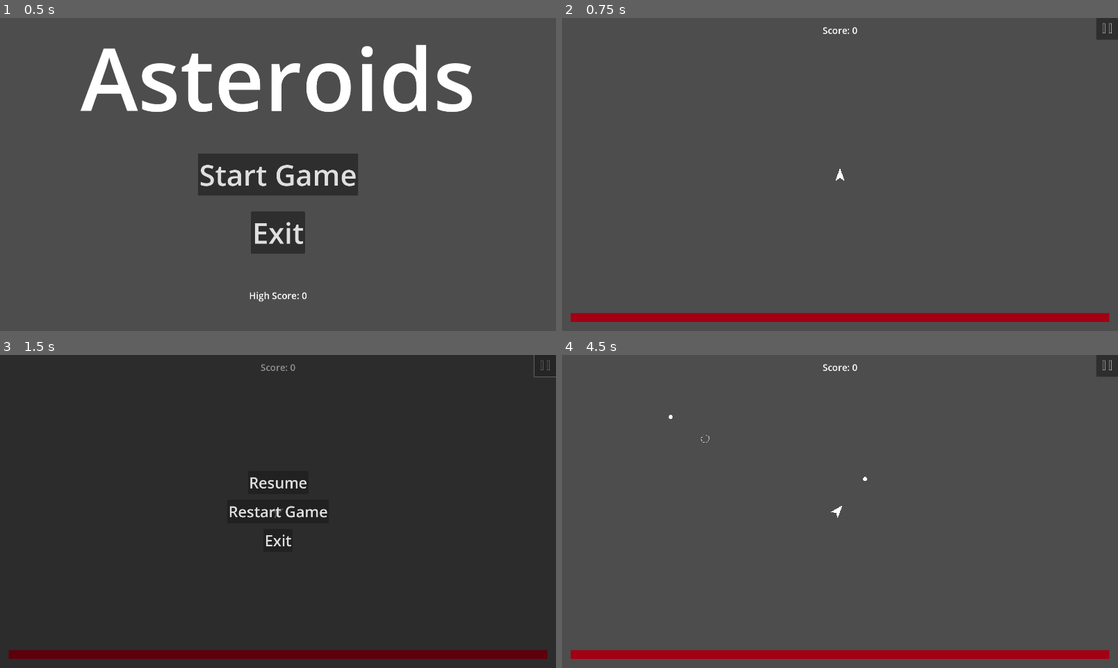
Above: before the commit, frames 1-4 (two rows, left to right).
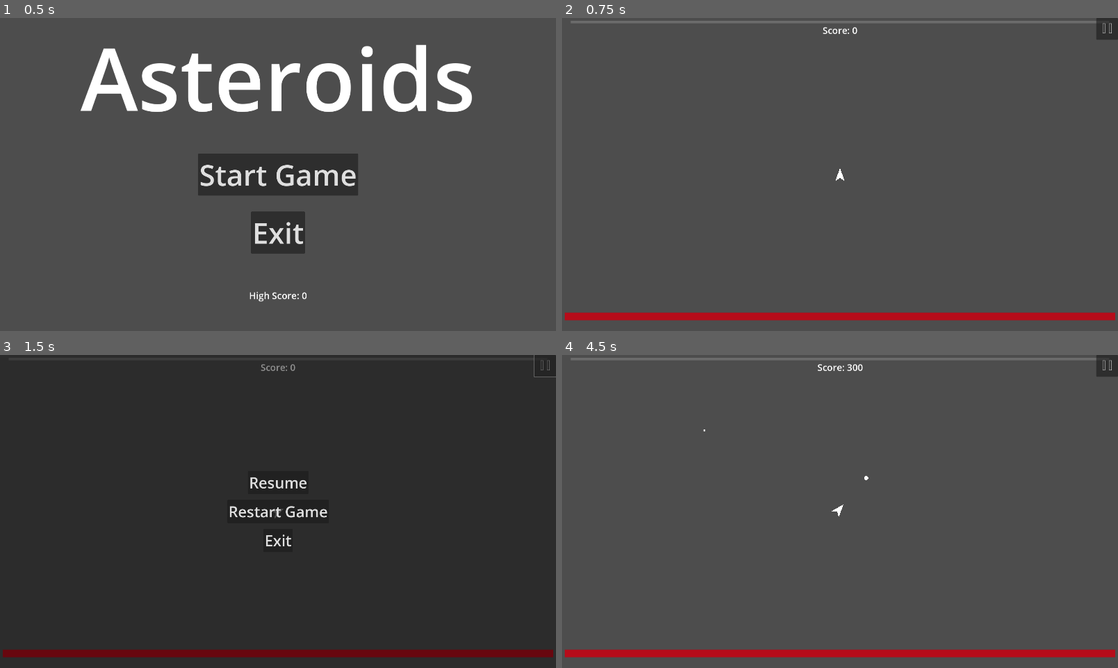
Above: after the commit, the same moments.

Repository: CoilSeb/AsteroidsPersonal
Game: Godot game, scene res://Scenes/Screens/Start Screen/StartScreen.tscn
Same seed, same stepped clock (60 frames per second), same inputs: the game is played once before the commit and once after it.
Inputs (mouse positions are in pixels of both pictures, inside the frame that each line leads up to):
- Up to frame 1 (0.5 s): no input
- Up to frame 2 (0.75 s): click "Start Game" at 0.5 s
- Up to frame 3 (1.5 s): click (544, 364) at 1.25 s
- Up to frame 4 (4.5 s): click "Resume" at 2 s; move the mouse to (962, 495) at 2.77 s; hold D (rotate_right) 2.78-3.53 s; hold Space (shoot) 2.78-3.53 s; move the mouse to (728, 527) at 3.52 s; hold A (rotate_left) 3.53-4.28 s; click (728, 527) at 3.6 s; tap Space (shoot) at 3.8 s; move the mouse to (895, 442) at 4.27 s; hold D (rotate_right) from 4.28 s (still down); hold Right mouse button (M2) from 4.28 s (still down)

Frame 1 is identical in both runs. In frame 2, 1.8% of the frame differs, in the area x 0-100%, y 0-98%; in frame 3, 0.7%; in frame 4, 1.9%.

Commit message:
Update game settings and player behavior

Diff:
--- a/Global Scripts/Global.gd
+++ b/Global Scripts/Global.gd
@@ -1,22 +1,33 @@
 extends Node
 
-# Global Variables
-var health = 500
+@onready var screen_size = get_viewport().get_visible_rect().size
+
+var health = 0
+var max_health = 0
 var high_score = 0
-var damage_multiplier = 1
+var damage = 0
+var attack_speed = 1
+var bullet_speed = 0
 var collision_damage = 10
 var exp = 0
-var exp_threshold = 100
+var exp_threshold = 10
 var exp_level = 0
-@onready var screen_size = get_viewport().get_visible_rect().size
 
-# Called when the node enters the scene tree for the first time.
+var tier1_damage = {
+	"damage_up": false,
+	"attack_speed_up": false,
+	"bullet_speed_up": false,
+}
+
+var tier1_health = {
+	"health_up": false,
+	"damage_resist_up": false,
+}
+
 func _ready():
-	#print(screen_size)
 	Global.high_score = load_score()
 
 
-# Called every frame. 'delta' is the elapsed time since the previous frame.
 func _process(_delta):
 	pass
 
--- a/Scenes/Asteroids/Medium Asteroid/Medium_asteroid.gd
+++ b/Scenes/Asteroids/Medium Asteroid/Medium_asteroid.gd
@@ -3,6 +3,7 @@
 @onready var Ui = get_parent().get_node("UI")
 @onready var crack_1 = $Sprite2D/Crack1
 @onready var crack_2 = $Sprite2D/Crack2
+
 var small_asteroid_scene = preload("res://Scenes/Asteroids/Small Asteroid/Small_asteroid.tscn")
 var screen_size
 var speed: float
--- a/Scenes/Asteroids/Small Asteroid/Small_asteroid.gd
+++ b/Scenes/Asteroids/Small Asteroid/Small_asteroid.gd
@@ -2,6 +2,7 @@
 
 const exp_Scene = preload("res://Scenes/Experience/Experience.tscn")
 @onready var Ui = get_parent().get_node("UI")
+
 var screen_size
 var speed: float
 var direction: Vector2
--- a/Scenes/Bullets/Bullet.gd
+++ b/Scenes/Bullets/Bullet.gd
@@ -1,9 +1,9 @@
 extends Area2D
 
 var direction: Vector2
-var bullet_speed = 700
+var bullet_speed = 700 + Global.bullet_speed
 var screen_size
-var damage = 10 * Global.damage_multiplier
+var damage = 10 + Global.damage
 
 func _ready():
 	screen_size = get_viewport_rect().size
--- a/Scenes/Experience/Experience.gd
+++ b/Scenes/Experience/Experience.gd
@@ -1,6 +1,7 @@
 extends Area2D
 
 @onready var destroy_ring = $Destroy_Ring
+
 var following = false
 var d
 var t = 0.0
--- a/Scenes/Player/Player.gd
+++ b/Scenes/Player/Player.gd
@@ -2,12 +2,13 @@
 
 @onready var GameScene = get_parent()
 @onready var Ui = get_parent().get_node("UI")
+
 var bulletScene = preload("res://Scenes/Bullets/Bullet.tscn")
 var screen_size
 var thrust = 50 # The force applied for thrust
 var maxSpeed = 10
 var rotateSpeed = 5
-var slowDown = 1
+var slowDown = 0.5
 var shootTimer = null
 var immunity_timer = null
 var d
@@ -26,7 +27,7 @@
 	immunity_timer.set_one_shot(true)
 	immunity_timer.start(2)
 	Ui.increase_score(0)
-	Ui.update_health(0)
+	Ui.update_health(Global.max_health)
 
 
 # Called every frame. 'delta' is the elapsed time since the previous frame.
@@ -52,7 +53,6 @@
 		using_mouse = true
 	if using_mouse == true:
 		rotate(get_angle_to(get_global_mouse_position()) + (0.5 * PI))
-		#rotation = get_angle_to(get_global_mouse_position())
 	if Input.is_action_pressed("move_forward") || Input.is_action_pressed("M1"):
 		velocity += ((Vector2(0, -10) * thrust * delta).rotated(rotation))
 		velocity.limit_length(maxSpeed)
@@ -94,8 +94,6 @@
 	if area.is_in_group("Small_Asteroid"): #&& immunity_timer.get_time_left() == 0:
 		Ui.update_health(-10)
 		area.damage_asteroid(Global.collision_damage)
-	#if area.is_in_group("Exp"):
-		#area.following = true
 	if area.is_in_group("Destroy_Ring"):
 		Ui.update_exp(10)
 		#print(Global.experience)
--- a/Scenes/Player/Player.tscn
+++ b/Scenes/Player/Player.tscn
@@ -1,7 +1,10 @@
-[gd_scene load_steps=3 format=3 uid="uid://bmiu6wiv2qyw3"]
+[gd_scene load_steps=4 format=3 uid="uid://bmiu6wiv2qyw3"]
 
 [ext_resource type="Script" path="res://Scenes/Player/Player.gd" id="1_awws1"]
 [ext_resource type="Texture2D" uid="uid://cy2p3man040cg" path="res://Scenes/Player/Sprites/Player-1.png.png" id="2_85uol"]
+
+[sub_resource type="CircleShape2D" id="CircleShape2D_sawk4"]
+radius = 25.0
 
 [node name="Player" type="CharacterBody2D"]
 collision_mask = 12
@@ -26,4 +29,12 @@
 scale = Vector2(1, 1.47917)
 polygon = PackedVector2Array(0, -14.5352, -16, 15.2112, 0, 7.77463, 16, 15.2112)
 
+[node name="Collection_Range" type="Area2D" parent="."]
+collision_mask = 8
+
+[node name="CollisionShape2D" type="CollisionShape2D" parent="Collection_Range"]
+position = Vector2(0, 3)
+shape = SubResource("CircleShape2D_sawk4")
+
 [connection signal="area_entered" from="Area2D" to="." method="_on_area_2d_area_entered"]
+[connection signal="area_entered" from="Collection_Range" to="." method="_on_collection_range_area_entered"]
--- a/Scenes/Screens/Game Scene/GameScene.gd
+++ b/Scenes/Screens/Game Scene/GameScene.gd
@@ -3,6 +3,7 @@
 @onready var Ui = get_node("UI")
 @onready var ScoreLabel = Ui.get_node("Score_Label")
 @onready var spawnTimer = $SpawnTimer
+
 var playerScene = preload("res://Scenes/Player/Player.tscn")
 var player = true
 var screen_size
--- a/Scenes/UI/UI.gd
+++ b/Scenes/UI/UI.gd
@@ -3,7 +3,7 @@
 @onready var GameScene = get_parent()
 @onready var score_label = $Score_Label
 @onready var pause_button = $PauseButton
-@onready var dim_overlay = $PauseMenu/DimOverlay
+@onready var pause_dim_overlay = $PauseMenu/Pause_Dim_Overlay
 @onready var resume_button = $PauseMenu/ResumeButton
 @onready var exit_button  = $PauseMenu/ExitButton
 @onready var pause_menu = $PauseMenu
@@ -11,21 +11,31 @@
 @onready var restart_pause = $PauseMenu/Restart
 @onready var high_score_label = $High_Score
 @onready var health_bar = $Health_Bar
+@onready var health_bar_bg = $Health_Bar_BG
 @onready var exp_bar = $Exp_Bar
+@onready var exp_bar_bg = $Exp_Bar_BG
+@onready var upgrade_menu = $Upgrade_Menu
+@onready var upgrade_dim_overlay = $Upgrade_Menu/Upgrade_Dim_Overlay
+@onready var health_upgrade = $Upgrade_Menu/Health_Upgrade
+@onready var damage_upgrade = $Upgrade_Menu/Damage_Upgrade
+@onready var utility_upgrade = $Upgrade_Menu/Utility_Upgrade
+
 var score = 0
-
+var health_click = false
+var damage_click = false
+var utility = false
 
 func _ready():
 	pause_button.connect("pressed", toggle_pause_menu)
 	resume_button.connect("pressed", _on_ResumeButton_pressed)
 	exit_button.connect("pressed", _on_ExitButton_pressed)
 	pause_menu.visible = false
-	dim_overlay.mouse_filter = Control.MOUSE_FILTER_IGNORE
 	restart_button.visible = false
 	restart_pause.visible = false
 	high_score_label.visible = false
-	health_bar.max_value = Global.health
 	Global.exp = 0
+	update_max_health(50000)
+
 
 
 func _process(_delta):
@@ -39,20 +49,20 @@
 func toggle_pause_menu():
 	if get_tree().paused:
 		# If the game is currently paused, unpause it
-		dim_overlay.visible = false
+		pause_dim_overlay.visible = false
 		get_tree().paused = false
 		pause_menu.visible = false
 		restart_pause.visible = false
 	else:
 		# If the game is currently running, pause it
-		dim_overlay.visible = true
+		pause_dim_overlay.visible = true
 		get_tree().paused = true
 		pause_menu.visible = true
 		restart_pause.visible = true
 
 
 func _on_ResumeButton_pressed():
-	dim_overlay.visible = false
+	pause_dim_overlay.visible = false
 	get_tree().paused = false
 	pause_menu.visible = false
 
@@ -82,14 +92,55 @@
 			Global.save_score()
 		GameScene.game_over()
 
+
+func update_max_health(amount):
+	Global.max_health += amount
+	health_bar.max_value = amount
+	if health_bar.max_value >= 950:
+		health_bar.size.x = 1900
+		health_bar_bg.size.x = 1900
+	else:
+		health_bar.size.x = health_bar.max_value * 2
+		health_bar_bg.size.x = health_bar.size.x
+	health_bar.position.x = ((1920 - health_bar.size.x)/2)
+	health_bar_bg.position.x = ((1920 - health_bar.size.x)/2)
+
+
 func update_exp(amount):
 	Global.exp += amount
 	exp_bar.value = Global.exp
+	update_max_exp()
+
+
+func update_max_exp():
 	if Global.exp >= Global.exp_threshold:
 		Global.exp -= Global.exp_threshold
 		Global.exp_threshold *= 1.5
 		exp_bar.max_value = Global.exp_threshold
 		exp_bar.value = Global.exp
+		level_up()
+
+
+func _on_health_upgrade_pressed():
+	pass # Replace with function body.
+
+
+func _on_damage_upgrade_pressed():
+	pass # Replace with function body.
+
+
+func _on_utility_upgrade_pressed():
+	pass # Replace with function body.
+
+
+func level_up():
+	get_tree().paused = true
+	upgrade_menu.visible = true
+	var i = 0
+	if i == 0 && Global.tier1_damage["damage_up"] == false:
+		Global.tier1_damage["damage_up"] = true
+		damage_upgrade.text = "Damage Up \nIncrease bullet damage by 5"
+		Global.damage += 5
 
 
 func _on_restart_pressed():
@@ -97,12 +148,16 @@
 
 
 func restart():
-	Global.health = 500
-	Global.damage_multiplier = 1.0
+	Global.health = 300
+	Global.max_health = 300
+	Global.damage = 0
+	Global.attack_speed = 1
+	Global.bullet_speed = 0
 	Global.collision_damage = 10
 	Global.exp = 0
 	Global.exp_level = 0
 	Global.exp_threshold = 100
+
 	if get_tree().paused:
 		toggle_pause_menu()
 		GameScene.get_tree().reload_current_scene()
--- a/Scenes/UI/UI.tscn
+++ b/Scenes/UI/UI.tscn
@@ -50,21 +50,39 @@
 theme_override_font_sizes/font_size = 100
 text = "Restart Game"
 
+[node name="Health_Bar_BG" type="TextureProgressBar" parent="."]
+anchors_preset = 12
+anchor_top = 1.0
+anchor_right = 1.0
+anchor_bottom = 1.0
+offset_left = 30.0
+offset_top = -90.0
+offset_right = -30.0
+offset_bottom = -10.0
+grow_horizontal = 2
+grow_vertical = 0
+value = 100.0
+fill_mode = 6
+nine_patch_stretch = true
+texture_progress = ExtResource("2_ky7pi")
+tint_progress = Color(0.356863, 0, 0.0235294, 0.439216)
+
 [node name="Health_Bar" type="TextureProgressBar" parent="."]
 anchors_preset = 12
 anchor_top = 1.0
 anchor_right = 1.0
 anchor_bottom = 1.0
 offset_left = 30.0
-offset_top = -93.0
-offset_right = -30.0
+offset_top = -90.0
+offset_right = -30.0
+offset_bottom = -10.0
 grow_horizontal = 2
 grow_vertical = 0
 value = 100.0
 fill_mode = 6
 nine_patch_stretch = true
 texture_progress = ExtResource("2_ky7pi")
-tint_progress = Color(0.635294, 0, 0.0745098, 1)
+tint_progress = Color(0.866667, 0, 0.0745098, 0.717647)
 
 [node name="Exp_Bar" type="TextureProgressBar" parent="."]
 anchors_preset = 10
@@ -76,6 +94,20 @@
 fill_mode = 6
 nine_patch_stretch = true
 texture_progress = ExtResource("2_ky7pi")
+tint_progress = Color(1, 1, 1, 0.815686)
+
+[node name="Exp_Bar_BG" type="TextureProgressBar" parent="."]
+anchors_preset = 10
+anchor_right = 1.0
+offset_left = 30.0
+offset_right = -30.0
+offset_bottom = 28.0
+grow_horizontal = 2
+value = 100.0
+fill_mode = 6
+nine_patch_stretch = true
+texture_progress = ExtResource("2_ky7pi")
+tint_progress = Color(1, 1, 1, 0.168627)
 
 [node name="PauseButton" type="Button" parent="."]
 anchors_preset = 1
@@ -99,7 +131,7 @@
 grow_vertical = 2
 mouse_filter = 2
 
-[node name="DimOverlay" type="ColorRect" parent="PauseMenu"]
+[node name="Pause_Dim_Overlay" type="ColorRect" parent="PauseMenu"]
 layout_mode = 1
 anchors_preset = 15
 anchor_right = 1.0
@@ -158,5 +190,68 @@
 theme_override_font_sizes/font_size = 52
 text = "Restart Game"
 
+[node name="Upgrade_Menu" type="Control" parent="."]
+visible = false
+layout_mode = 3
+anchors_preset = 15
+anchor_right = 1.0
+anchor_bottom = 1.0
+grow_horizontal = 2
+grow_vertical = 2
+
+[node name="Upgrade_Dim_Overlay" type="ColorRect" parent="Upgrade_Menu"]
+layout_mode = 1
+anchors_preset = 15
+anchor_right = 1.0
+anchor_bottom = 1.0
+grow_horizontal = 2
+grow_vertical = 2
+color = Color(0, 0, 0, 0.427451)
+
+[node name="Health_Upgrade" type="Button" parent="Upgrade_Menu"]
+layout_mode = 1
+anchors_preset = 8
+anchor_left = 0.5
+anchor_top = 0.5
+anchor_right = 0.5
+anchor_bottom = 0.5
+offset_left = -770.0
+offset_top = -370.0
+offset_right = -370.0
+offset_bottom = 330.0
+grow_horizontal = 2
+grow_vertical = 2
+
+[node name="Damage_Upgrade" type="Button" parent="Upgrade_Menu"]
+layout_mode = 1
+anchors_preset = 8
+anchor_left = 0.5
+anchor_top = 0.5
+anchor_right = 0.5
+anchor_bottom = 0.5
+offset_left = -200.0
+offset_top = -370.0
+offset_right = 200.0
+offset_bottom = 330.0
+grow_horizontal = 2
+grow_vertical = 2
+
+[node name="Utility_Upgrade" type="Button" parent="Upgrade_Menu"]
+layout_mode = 1
+anchors_preset = 8
+anchor_left = 0.5
+anchor_top = 0.5
+anchor_right = 0.5
+anchor_bottom = 0.5
+offset_left = 370.0
+offset_top = -370.0
+offset_right = 770.0
+offset_bottom = 330.0
+grow_horizontal = 2
+grow_vertical = 2
+
 [connection signal="pressed" from="Restart" to="." method="_on_restart_pressed"]
 [connection signal="pressed" from="PauseMenu/Restart" to="." method="_on_restart_pressed"]
+[connection signal="pressed" from="Upgrade_Menu/Health_Upgrade" to="." method="_on_health_upgrade_pressed"]
+[connection signal="pressed" from="Upgrade_Menu/Damage_Upgrade" to="." method="_on_damage_upgrade_pressed"]
+[connection signal="pressed" from="Upgrade_Menu/Utility_Upgrade" to="." method="_on_utility_upgrade_pressed"]
--- a/project.godot
+++ b/project.godot
@@ -10,7 +10,7 @@
 
 [application]
 
-config/name="AsteroidsTest"
+config/name="AsteroidsPersonal"
 run/main_scene="res://Scenes/Screens/Start Screen/StartScreen.tscn"
 config/features=PackedStringArray("4.2", "Forward Plus")
 
